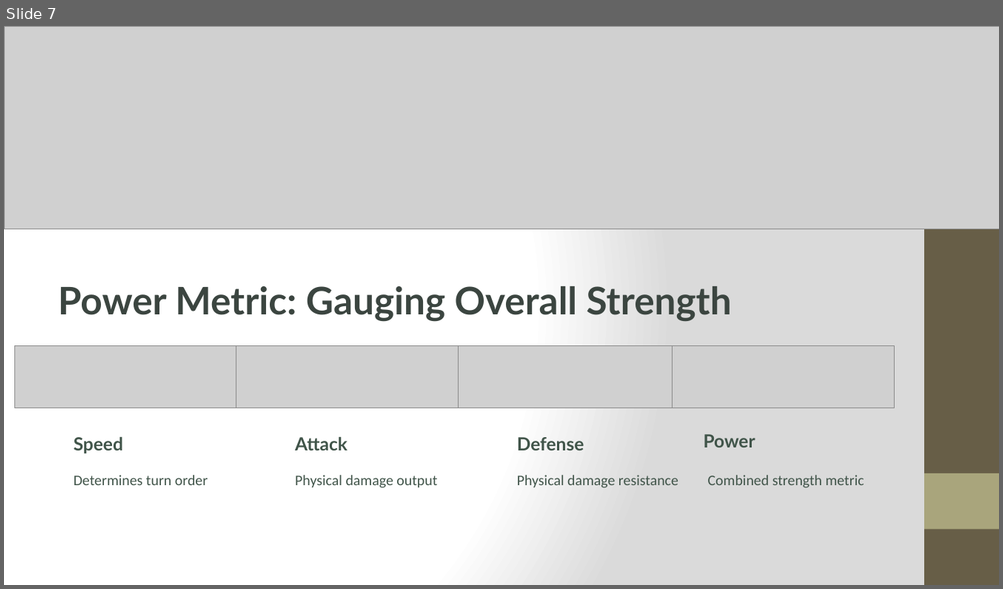
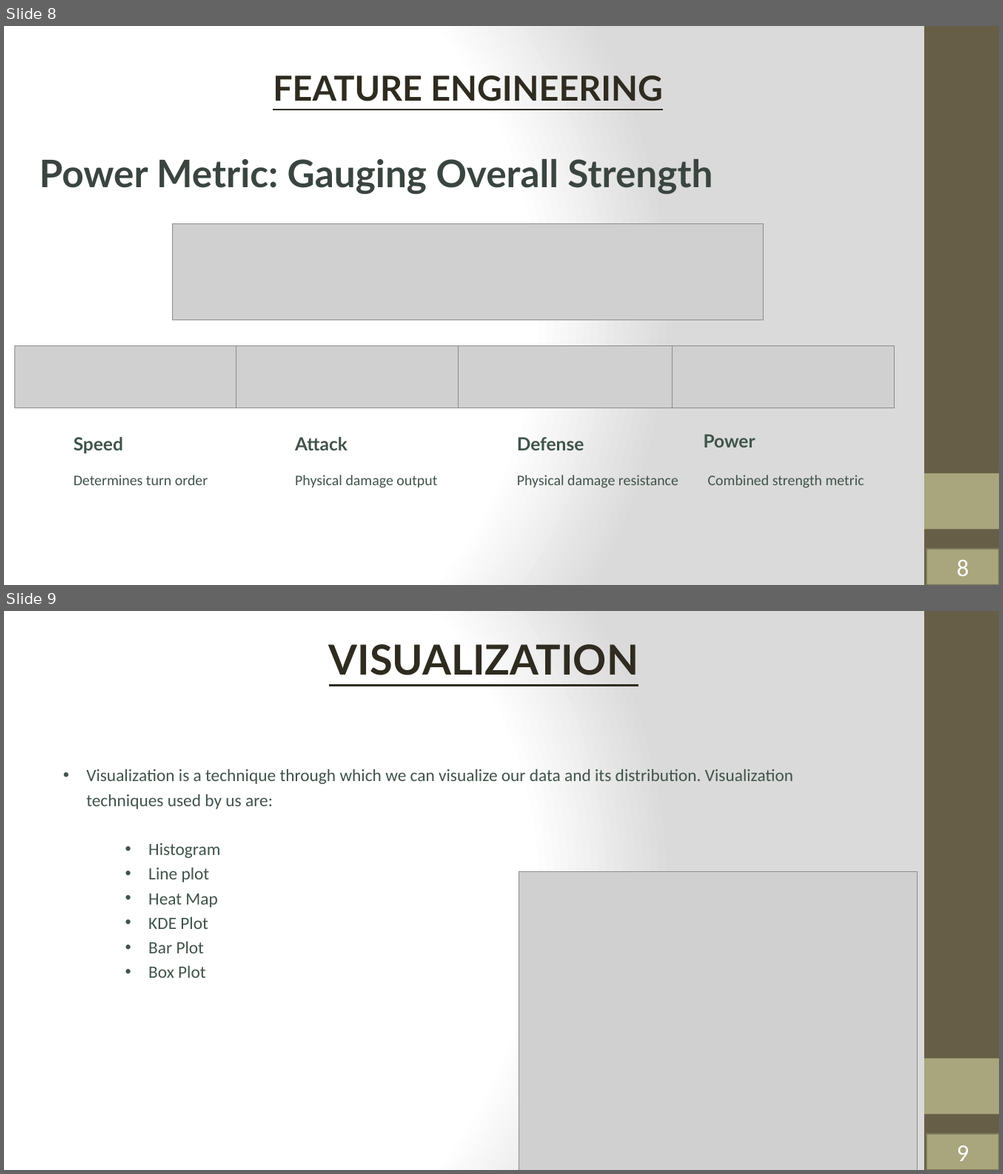
Before and after one commit to Sauri25/AI-PROJECTS, a slide deck: Project 2/P-okemon-EDA.pptx. Shown one above the other, each under a label of ours: slide 7 before the commit, slides 8 and 9 after it. The pictures are 1003x589 and 1003x1174 pixels, drawn with LibreOffice and Linux fonts; fonts in the diff are those of the drawing; grey boxes stand for pictures. Boxes give left, top, right and bottom in pixels: in the first picture for what was removed or moved away, otherwise in the second. Text is boxed around its words. In the diff, an @@ line names an element or a change of style, - is before the commit and + after.

```diff
--- a/Project 2/P-okemon-EDA.pptx
+++ b/Project 2/P-okemon-EDA.pptx
@@ slide 9 added at (x1=4, y1=611, x2=999, y2=1170), background gradient #FFFFFF to #DADADA; not listed: 2 template elements that a slide beside it also shows @@
@@ text added at (x1=329, y1=644, x2=639, y2=675), 48 pt, text #2F2B20, bold, underline @@
+VISUALIZATION
@@ text added at (x1=86, y1=769, x2=793, y2=978), 20 pt, text #405449 @@
+• Visualization is a technique through which we can visualize our data and its distribution. Visualization techniques used by us are:
+    • Histogram
+    • Line plot
+    • Heat Map
+    • KDE Plot
+    • Bar Plot
+    • Box Plot
@@ picture added at (x1=519, y1=872, x2=916, y2=1170) @@
@@ rectangle added at (x1=926, y1=1134, x2=999, y2=1170), fill #A9A57C, outline #7D7A5C 2 pt, 28 pt, text #FFFFFF @@
+9
@@ what was slide 7 is now slide 8 @@
@@ slide 8 changed as well @@
@@ picture removed at (x1=4, y1=26, x2=999, y2=230) @@
@@ text added at (x1=273, y1=76, x2=663, y2=101), 40 pt, text #2F2B20, bold, underline @@
+FEATURE ENGINEERING
@@ text "Power Metric: Gauging Overall Strength" moved from (x1=58, y1=286, x2=731, y2=322) to (x1=40, y1=159, x2=712, y2=195) @@
@@ picture added at (x1=172, y1=224, x2=763, y2=320) @@
@@ rectangle added at (x1=926, y1=549, x2=999, y2=585), fill #A9A57C, outline #7D7A5C 2 pt, 28 pt, text #FFFFFF @@
+8
```
Also in this commit, not shown: 3 other slides changed, 13 other slides added, 6 slides removed, 4 other files.
